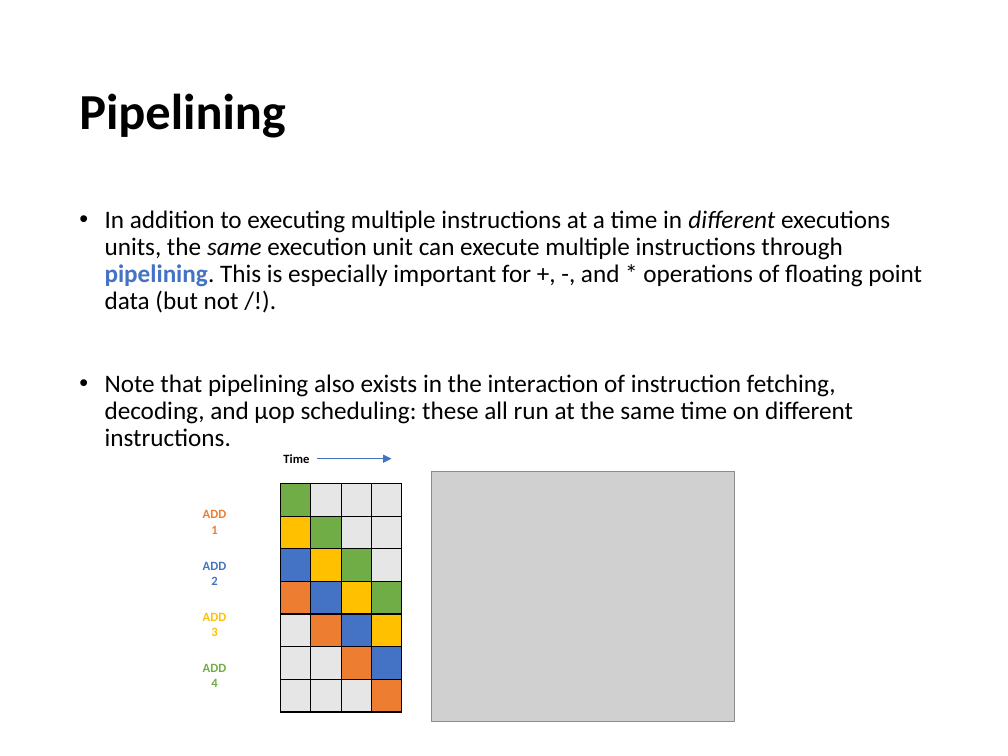
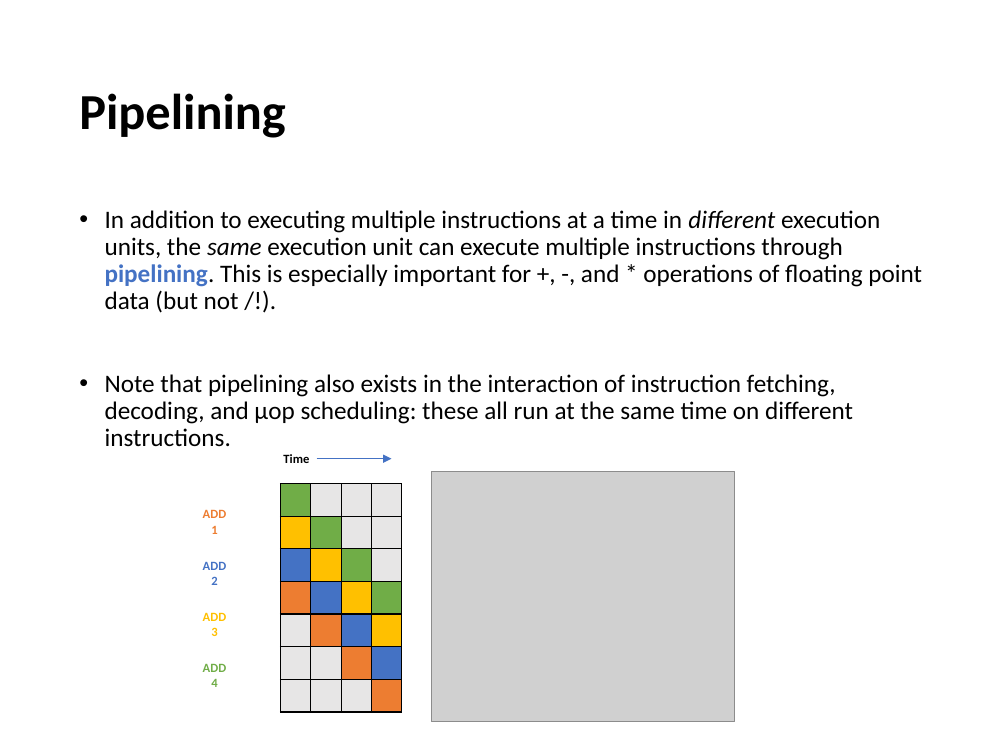
Before and after one commit to devinamatthews/molssi-sss-2017, a slide deck: slide 11 of lectures/architecture.pptx. Drawn at 1008x756 pixels with LibreOffice and Linux fonts; fonts in the diff are those of the drawing; grey boxes stand for pictures. Boxes give left, top, right and bottom in pixels: in the first picture for what was removed or moved away, otherwise in the second. Text is boxed around its words. In the diff, an @@ line names an element or a change of style, - is before the commit and + after.

```diff
--- a/lectures/architecture.pptx
+++ b/lectures/architecture.pptx
@@ text at box(105, 210, 922, 313): text changed @@
-• In addition to executing multiple instructions at a time in different executions units, the same execution unit can execute multiple instructions through pipelining. This is especially important for +, -, and * operations of floating point data (but not /!).
+• In addition to executing multiple instructions at a time in different execution units, the same execution unit can execute multiple instructions through pipelining. This is especially important for +, -, and * operations of floating point data (but not /!).
```
Also in this commit, not shown: 9 other slides changed, 14 slides added, 5 other files.
